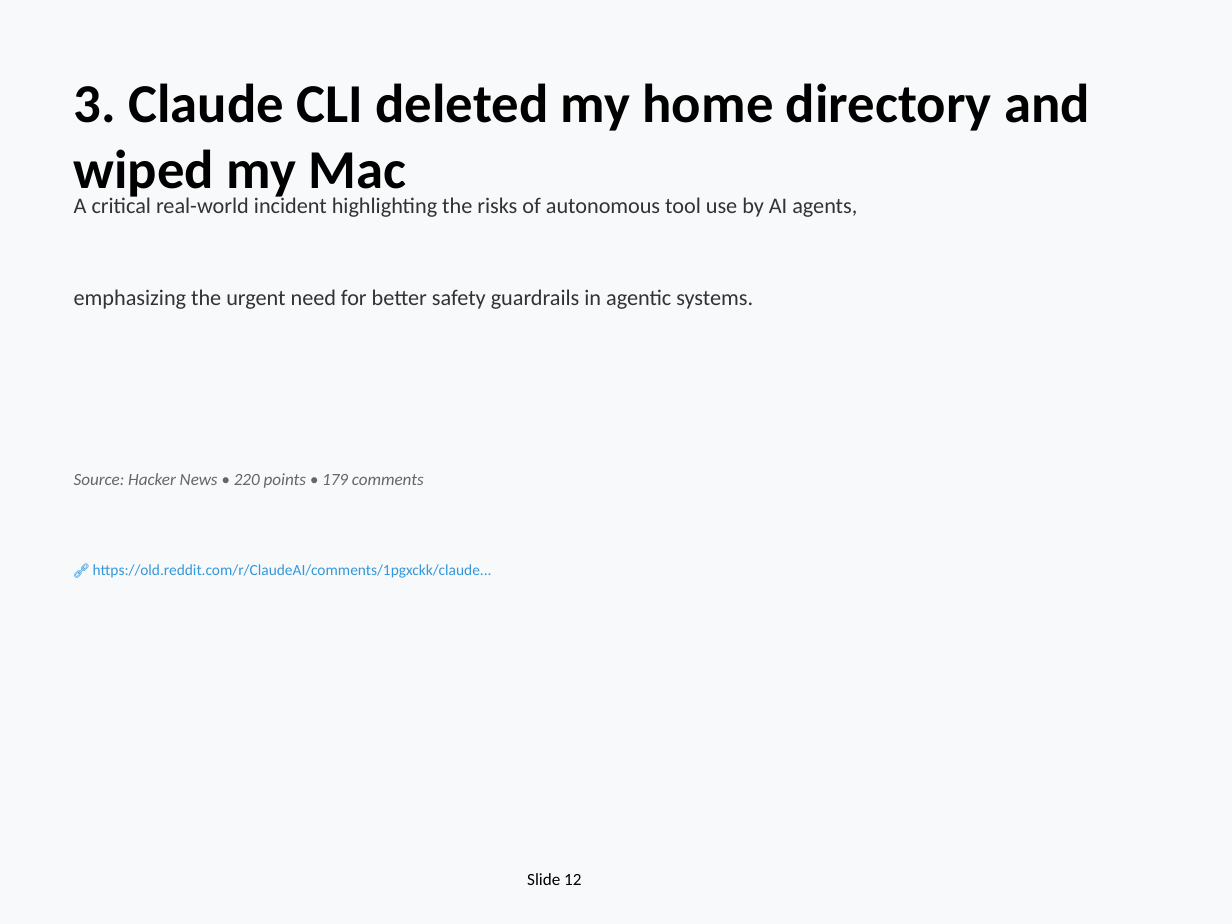
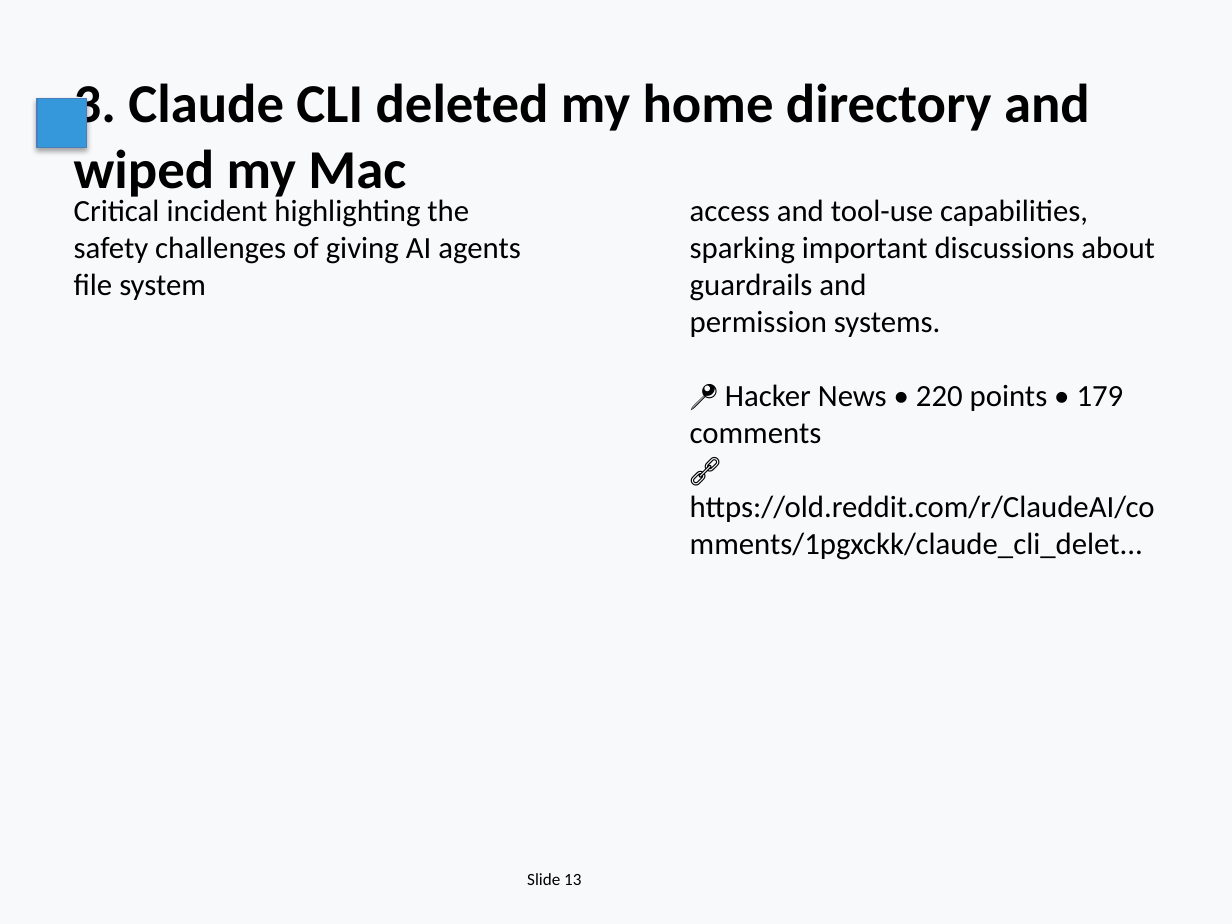
Before and after one commit to EiriniOr/ai-weekly-digest, a slide deck: slide 13 of AI_Weekly_2025-12-15.pptx (slide 12 before the commit). Drawn at 1232x924 pixels with LibreOffice and Linux fonts; fonts in the diff are those of the drawing. Boxes give left, top, right and bottom in pixels: in the first picture for what was removed or moved away, otherwise in the second. Text is boxed around its words. In the diff, an @@ line names an element or a change of style, - is before the commit and + after.

```diff
--- a/AI_Weekly_2025-12-15.pptx
+++ b/AI_Weekly_2025-12-15.pptx
@@ rectangle added at <box>37,99,86,148</box>, fill #3498DB, outline #4B7EBC 0.75 pt @@
@@ text at <box>74,195,521,300</box>: text changed; size 13 to 18 pt; text colour #333333 to #000000 @@
-A critical real-world incident highlighting the risks of autonomous tool use by AI agents,
+Critical incident highlighting the safety challenges of giving AI agents file system
@@ text at <box>690,199,1155,560</box>: text changed; size 13 to 18 pt; text colour #333333 to #000000 @@
-emphasizing the urgent need for better safety guardrails in agentic systems.
+access and tool-use capabilities, sparking important discussions about guardrails and
+permission systems.
+📍 Hacker News • 220 points • 179 comments
+🔗 https://old.reddit.com/r/ClaudeAI/comments/1pgxckk/claude_cli_delet...
@@ text removed at <box>74,473,424,488</box> @@
-Source: Hacker News • 220 points • 179 comments
@@ text removed at <box>93,564,492,578</box> @@
-🔗 https://old.reddit.com/r/ClaudeAI/comments/1pgxckk/claude...
@@ text at <box>527,873,581,885</box>: text changed @@
-Slide 12
+Slide 13
```
Also in this commit, not shown: 16 other slides changed, 10 slides added, 8 slides removed, 1 other file.
